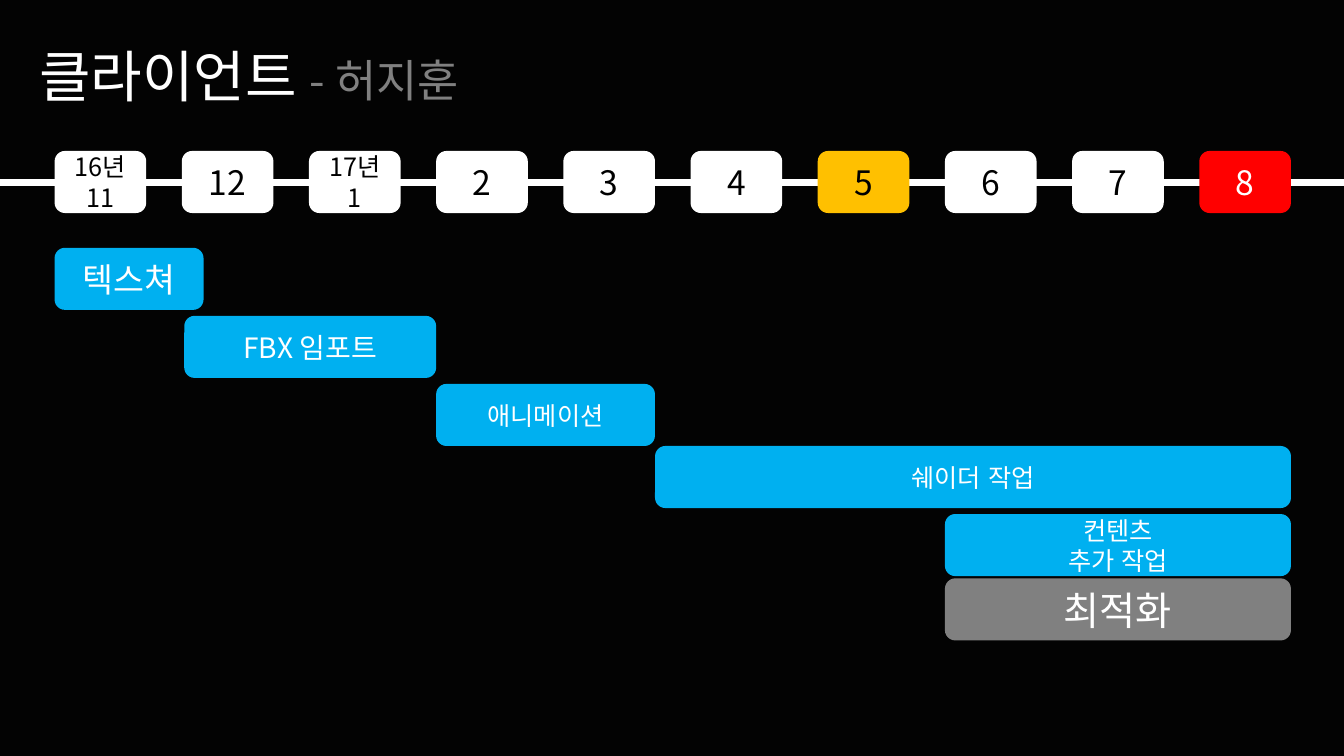
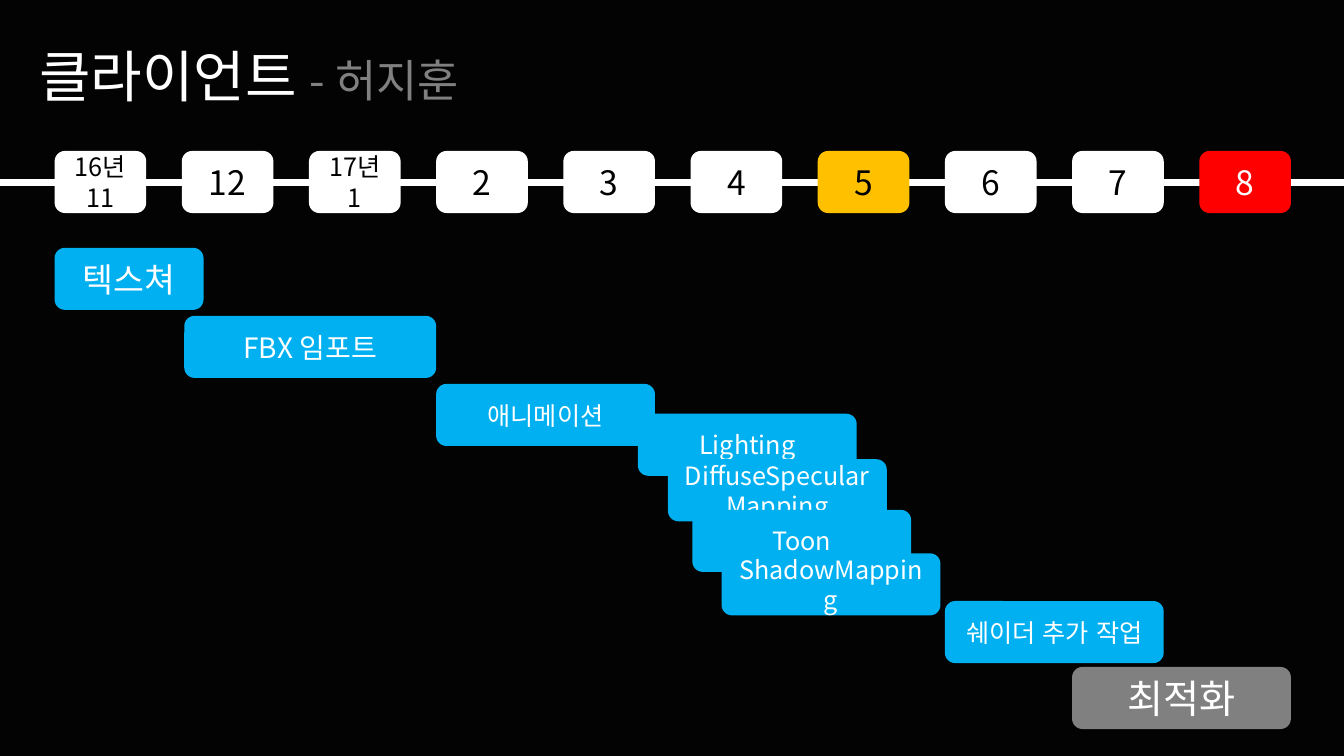
Before and after one commit to korleinster/gamebusdriver, a slide deck: slide 22 of documents/노루막이_김형준_신창섭_홍승필_허지훈.pptx. Drawn at 1344x756 pixels with LibreOffice and Linux fonts; fonts in the diff are those of the drawing; background and template pictures are left out. Boxes give left, top, right and bottom in pixels: in the first picture for what was removed or moved away, otherwise in the second. Text is boxed around its words. In the diff, an @@ line names an element or a change of style, - is before the commit and + after.

```diff
--- a/documents/노루막이_김형준_신창섭_홍승필_허지훈.pptx
+++ b/documents/노루막이_김형준_신창섭_홍승필_허지훈.pptx
@@ rounded rectangle added at [638,413,857,476], fill #00B0F0, 18 pt, text #FFFFFF @@
+Lighting
@@ rounded rectangle removed at [655,446,1292,508] @@
-쉐이더 작업
@@ text added at [668,460,887,522], 18 pt, text #FFFFFF @@
+DiffuseSpecularMapping
@@ rounded rectangle added at [693,510,911,573], fill #00B0F0, 18 pt, text #FFFFFF @@
+Toon
@@ rounded rectangle added at [722,554,941,616], fill #00B0F0, 18 pt, text #FFFFFF @@
+ShadowMapping
@@ rounded rectangle "쉐이더 추가 작업": place and size @@
-rounded rectangle "쉐이더 추가 작업" at [945,514,1291,577]
+rounded rectangle "쉐이더 추가 작업" at [945,601,1164,663]
@@ text in rounded rectangle at [966,621,1142,644]: text changed @@
-컨텐츠
-추가 작업
+쉐이더 추가 작업
@@ rounded rectangle "최적화": place and size @@
-rounded rectangle "최적화" at [945,579,1291,641]
+rounded rectangle "최적화" at [1073,667,1292,730]
```
Also in this commit, not shown: 1 other slide changed.
